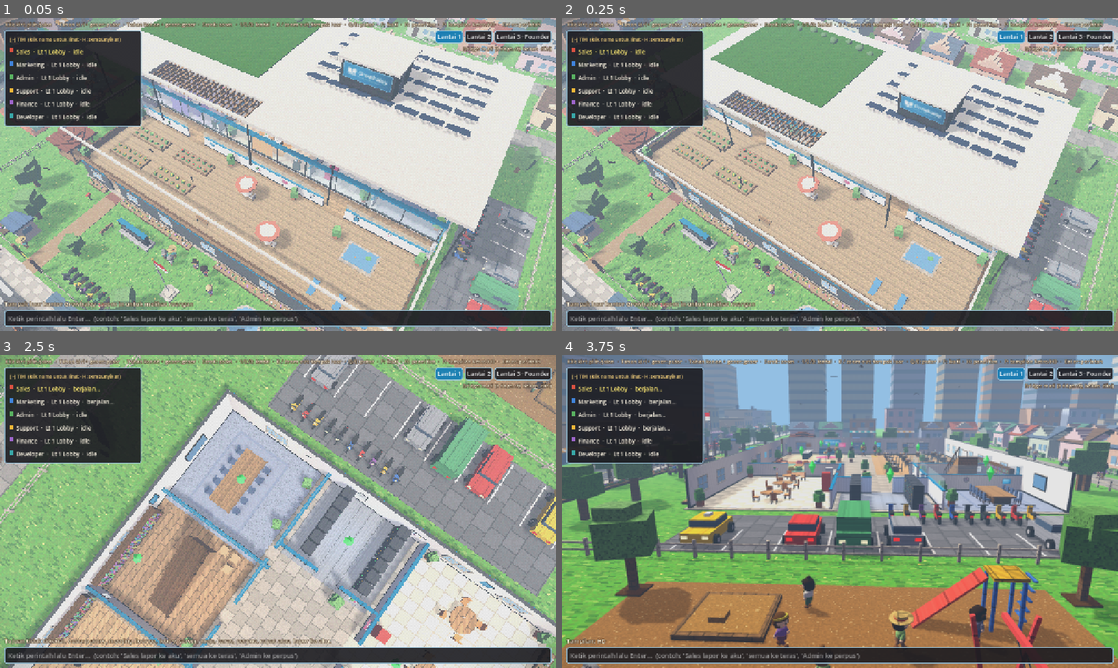
Above: before the commit, frames 1-4 (two rows, left to right).
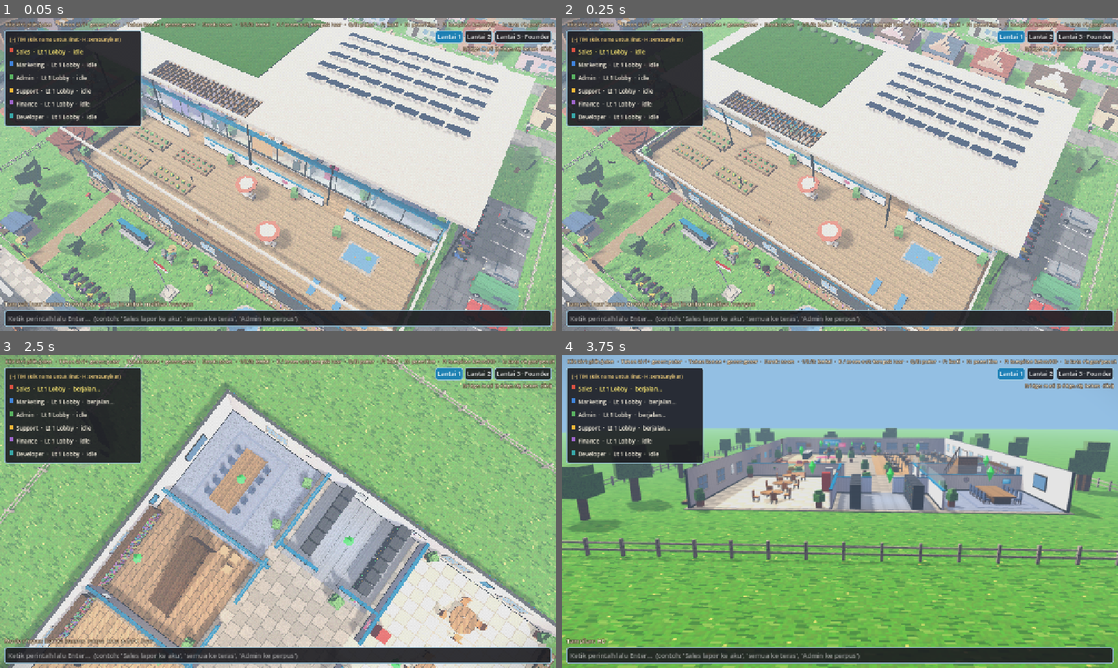
Above: after the commit, the same moments.

Repository: growhaleystudio-create/virtual-office
Game: Godot game, scene res://main.tscn
Two runs of this game, one before a commit and one after it. Both use one fixed random seed, a clock stepped at 60 frames per second and the inputs below.
Inputs (mouse positions are in pixels of both pictures, inside the frame that each line leads up to):
- Up to frame 1 (0.05 s): no input
- Up to frame 2 (0.25 s): no input
- Up to frame 3 (2.5 s): tap Enter at 0.5, 2.1 s; move the mouse to (400, 495) at 0.52 s; hold Right 0.53-1.25 s; tap L at 0.6, 2.3 s; click (400, 495) at 0.67 s; drag from (166, 527) to (250, 574) at 1.27 s; move the mouse to (333, 442) at 2.02 s; hold Right from 2.03 s (still down)
- Up to frame 4 (3.75 s): release Right at 2.75 s; drag from (812, 574) to (673, 464) at 2.77 s; move the mouse to (1006, 558) at 3.52 s; hold Left from 3.53 s (still down); tap P at 3.6 s

The runs differ from the first frame. In frame 1, 1.7% of the frame differs, in the area x 60-100%, y 1-28%; in frame 2, 1.5%; in frame 3, 21%; in frame 4, 49%, in the area x 0-100%, y 0-100%.

Commit message:
Hapus menara logo di atap; mode detail Ringan/Penuh (web default Ringan: tanpa kota & NPC luar, kota dibangun saat dipilih Penuh)
Co-Authored-By: Claude Opus 5.5 <noreply@anthropic.com>

Diff:
--- a/main.gd
+++ b/main.gd
@@ -113,8 +113,25 @@
 var roster_rows: VBoxContainer
 var _status_timer := 0.0
 var bridge: Bridge
-## HP (browser Android/iOS): mode ringan supaya lancar di GPU/CPU HP.
-var lite := OS.has_feature("web_android") or OS.has_feature("web_ios")
+## Detail lingkungan. Penuh = kota (NPC, kendaraan, gedung tetangga) + bayangan.
+## Ringan = hanya kantor & halaman, tanpa bayangan (untuk HP / laptop lemah).
+## Web mulai Ringan (kota baru dibangun saat pemain memilih Penuh); desktop mulai Penuh.
+var full_detail := not OS.has_feature("web") and not OS.get_cmdline_user_args().has("lite")
+var sun: DirectionalLight3D
+var _sun_e := 1.15
+
+
+## Bayangan tetap nyala (tanpa bayangan, renderer web tampak pudar/abu-abu), tapi di mode
+## ringan dibuat murah: satu irisan saja & jarak pendek (cukup untuk area kantor).
+func _apply_sun() -> void:
+	sun.light_energy = _sun_e
+	sun.shadow_enabled = true
+	if full_detail:
+		sun.directional_shadow_mode = DirectionalLight3D.SHADOW_PARALLEL_4_SPLITS
+		sun.directional_shadow_max_distance = 160.0
+	else:
+		sun.directional_shadow_mode = DirectionalLight3D.SHADOW_ORTHOGONAL
+		sun.directional_shadow_max_distance = 90.0
 
 
 func _ready() -> void:
@@ -281,13 +298,12 @@
 	var we := WorldEnvironment.new()
 	we.environment = env
 	add_child(we)
-	var sun := DirectionalLight3D.new()
+	sun = DirectionalLight3D.new()
 	sun.rotation_degrees = Vector3(-52, -35, 0)
 	sun.light_color = Color(1.0, 0.92, 0.78)
-	sun.light_energy = sun_e
-	sun.shadow_enabled = not lite  # bayangan = render ulang scene, paling berat di HP
+	_sun_e = sun_e
+	_apply_sun()
 	sun.shadow_opacity = 0.75
-	sun.directional_shadow_max_distance = 160.0
 	sun.directional_shadow_blend_splits = true
 	sun.shadow_normal_bias = 1.5
 	add_child(sun)
@@ -609,11 +625,8 @@
 			sides[sd] = n
 		ext_walls.append(sides)
 	_build_outside()
-	town = preload("res://town.gd").new()
-	town.name = "Kota"
-	town.lite = lite
-	add_child(town)
-	town.build()
+	if full_detail:
+		_make_town()
 	_build_floor0()
 	_build_floor1()
 	_build_floor2()
@@ -622,7 +635,6 @@
 	_decorate_walls()
 	_build_roof()
 	# gabungkan mesh diam per lantai / per sisi dinding supaya draw call sedikit
-	town.set_meta("no_batch", true)
 	for f in NFLOORS:
 		for sd in ext_walls[f]:
 			var n: Node3D = ext_walls[f][sd]
@@ -1242,7 +1254,7 @@
 
 ## Atap modern: pelat datar tipis putih yang "melayang" di atas pita kaca gelap, sofit kayu,
 ## kanopi menjorok ke teras dengan pergola & kolom ramping, atap hijau + panel surya,
-## menara tangga gelap berlogo; ditambah lis lantai putih & sirip kayu (hanya saat tampak luar).
+## ditambah lis lantai putih & sirip kayu (hanya saat tampak luar).
 func _build_roof() -> void:
 	roof = Node3D.new()
 	roof.name = "Atap"
@@ -1302,19 +1314,6 @@
 			sp.rotation.x = -0.3
 			Agent.make_box(roof, Vector3(1.0 + c * 2.6 + 2.5, ry + 0.15, -13.0 + r * 2.6 + 0.4), Vector3(0.08, 0.3, 0.08), Color(0.6, 0.6, 0.62), "metal")
 
-	# menara tangga: kotak gelap menjulang, pelat putih di puncak, logo menghadap jalan
-	var tx0 := STAIR_X0 - W / 2.0
-	var tx1 := STAIR_X1 - W / 2.0
-	var tz0 := STAIR2_Z - 2.0 - H / 2.0
-	var tz1 := STAIR2_Z + 3.0 - H / 2.0
-	var th := 4.4
-	var tc := Vector3((tx0 + tx1) / 2.0, y_top + th / 2.0, (tz0 + tz1) / 2.0)
-	Agent.make_box(roof, tc, Vector3(tx1 - tx0, th, tz1 - tz0), BRAND_INK, "stone")
-	Agent.make_box(roof, Vector3(tc.x, y_top + th + 0.12, tc.z), Vector3(tx1 - tx0 + 0.8, 0.24, tz1 - tz0 + 0.8), white, "grain")
-	Agent.make_box(roof, Vector3(tx1 + 0.01, y_top + th / 2.0 + 0.3, tc.z), Vector3(0.04, th - 1.6, 1.0), dark_glass.lightened(0.25), "grain")
-	var ln := _facing_node(roof, Vector3(tc.x, y_top + th - 1.3, tz1 + 0.02), Vector3(0, 0, 1))
-	_picture(ln, Vector3.ZERO, Vector2(5.4, 1.8), "sign_blue")
-
 	# lis lantai putih di tiap tingkat (garis horizontal khas gedung modern)
 	for lv in [[FH, zs], [2.0 * FH, z3]]:
 		var y: float = lv[0]
@@ -1335,6 +1334,26 @@
 		for sx: float in [-1.0, 1.0]:
 			Agent.make_box(roof, Vector3(sx * (hw + 0.25), fy, fz), Vector3(0.3, 3.0, 0.1), WOOD, "planks")
 		fz += 0.9
+
+
+func _make_town() -> void:
+	town = preload("res://town.gd").new()
+	town.name = "Kota"
+	town.set_meta("no_batch", true)
+	add_child(town)
+	town.build()
+
+
+## Ganti detail lingkungan (tombol L / panel web). Kota dibangun saat pertama kali dipakai.
+func set_detail(on: bool) -> void:
+	full_detail = on
+	if on and town == null:
+		_make_town()
+	if town:
+		town.visible = on
+		town.process_mode = Node.PROCESS_MODE_INHERIT if on else Node.PROCESS_MODE_DISABLED
+	_apply_sun()
+	show_feedback("Detail penuh: kota, NPC & kendaraan aktif" if on else "Mode ringan: hanya kantor, tanpa kota & NPC luar")
 
 
 ## Masuk/keluar tampak luar (dipanggil otomatis dari zoom kamera).
@@ -1993,6 +2012,8 @@
 				toggle_roster()
 			KEY_P:
 				cycle_pixel_detail()
+			KEY_L:
+				set_detail(not full_detail)
 			KEY_F:
 				if selected:
 					focus_agent(selected)
@@ -2219,7 +2240,8 @@
 	pivot.rotation = Vector3(pitch, yaw, 0)
 	cam.position = Vector3(0, 0, zoom)
 	cam.near = clampf(zoom * 0.015, 0.1, 1.0)
-	town.update_occlusion(cam.global_position, pivot.global_position)
+	if town and town.visible:
+		town.update_occlusion(cam.global_position, pivot.global_position)
 	# sembunyikan dinding luar yang menghalangi kamera
 	var cd := Vector3(sin(yaw), 0, cos(yaw))
 	if not exterior and zoom > EXT_ENTER:
@@ -2288,7 +2310,7 @@
 	cl.add_child(ui)
 
 	var help := Label.new()
-	help.text = "Klik kiri: pilih/jalan  ·  Tahan kiri + geser: putar  ·  Tahan kanan + geser: geser  ·  Scroll: zoom  ·  1/2/3: lantai  ·  0 / zoom out: tampak luar  ·  Q/E: putar  ·  F: ikuti  ·  H: panel tim  ·  P: tampilan Retro/HD  ·  Enter: perintah"
+	help.text = "Klik kiri: pilih/jalan  ·  Tahan kiri + geser: putar  ·  Tahan kanan + geser: geser  ·  Scroll: zoom  ·  1/2/3: lantai  ·  0 / zoom out: tampak luar  ·  Q/E: putar  ·  F: ikuti  ·  H: panel tim  ·  P: tampilan Retro/HD  ·  L: kota ringan/penuh  ·  Enter: perintah"
 	help.add_theme_font_size_override("font_size", 12)
 	help.position = Vector2(12, 6)
 	ui.add_child(help)
@@ -2397,6 +2419,9 @@
 			go_floor(int(arg))
 		"exterior":
 			go_exterior()
+		"detail":
+			if (arg == "1") != full_detail:
+				set_detail(arg == "1")
 		"pixel":
 			_pix_i = clampi(int(arg), 0, PIXEL_LINES.size() - 1)
 			_apply_pixel_mode()
@@ -2420,7 +2445,7 @@
 	for a in agents:
 		list.append({"name": a.agent_name, "title": a.title, "room": room_of(a), "status": a.status,
 			"color": a.shirt_color.to_html(false)})
-	var st := {"agents": list, "floor": view_floor, "exterior": exterior, "pixel": _pix_i, "feedback": feedback.text,
+	var st := {"agents": list, "floor": view_floor, "exterior": exterior, "detail": full_detail, "pixel": _pix_i, "feedback": feedback.text,
 		"selected": selected.agent_name if selected else "", "online": bridge_label.text}
 	JavaScriptBridge.eval("window.ovUpdate && window.ovUpdate(%s)" % JSON.stringify(st), true)
 
--- a/town.gd
+++ b/town.gd
@@ -39,7 +39,6 @@
 var _ball_wait := 1.0
 var _jet: MeshInstance3D
 var _t := 0.0
-var lite := false  # HP: separuh NPC, pejalan kaki lebih sedikit
 
 
 func build(seed_: int = 7) -> void:
@@ -60,8 +59,6 @@
 	_spawn_cars()
 	_spawn_peds()
 	_spawn_sky()
-	if lite:
-		_thin_npcs()
 	# gabungkan mesh: statis jadi satu kelompok, bangunan & kendaraan per node
 	Look.batch(stat, true)
 	for bd in buildings:
@@ -946,7 +943,7 @@
 
 
 func _spawn_peds() -> void:
-	for i in (14 if lite else 34):
+	for i in 34:
 		var a := Agent.new()
 		a.setup("warga", PED_SHIRTS[i % PED_SHIRTS.size()], PED_HAIR[rng.randi() % PED_HAIR.size()])
 		a.position = Vector3(rng.randf_range(-110, 110), 0.1, _walk_z(i % 2 == 0))
@@ -980,18 +977,6 @@
 	a.think = rng.randf_range(0.5, 4.0)
 
 
-## Mode ringan: buang separuh NPC kota (pemain basket tetap ada).
-func _thin_npcs() -> void:
-	var keep: Array = []
-	for i in npcs.size():
-		var a: Agent = npcs[i]
-		if i % 2 == 0 or a in players or a in peds:
-			keep.append(a)
-		else:
-			a.queue_free()
-	npcs = keep
-
-
 # ---------- langit: awan & burung ----------
 
 func _spawn_sky() -> void:
Not shown, changed: build/web/index.pck
